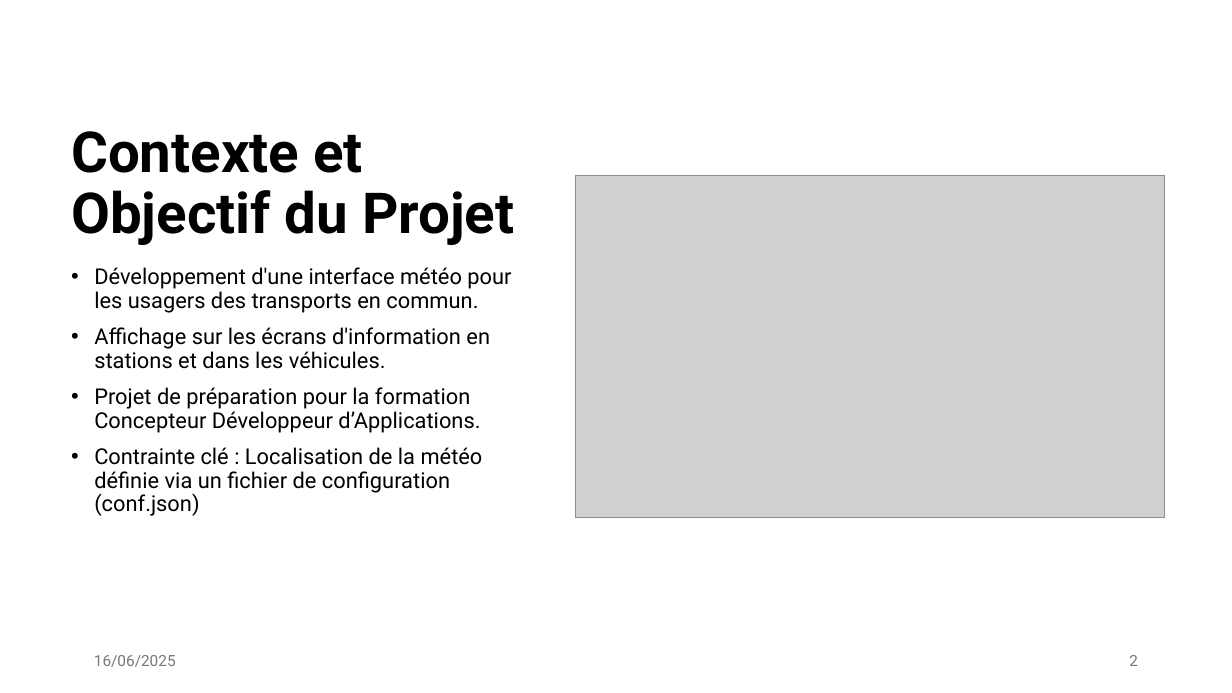
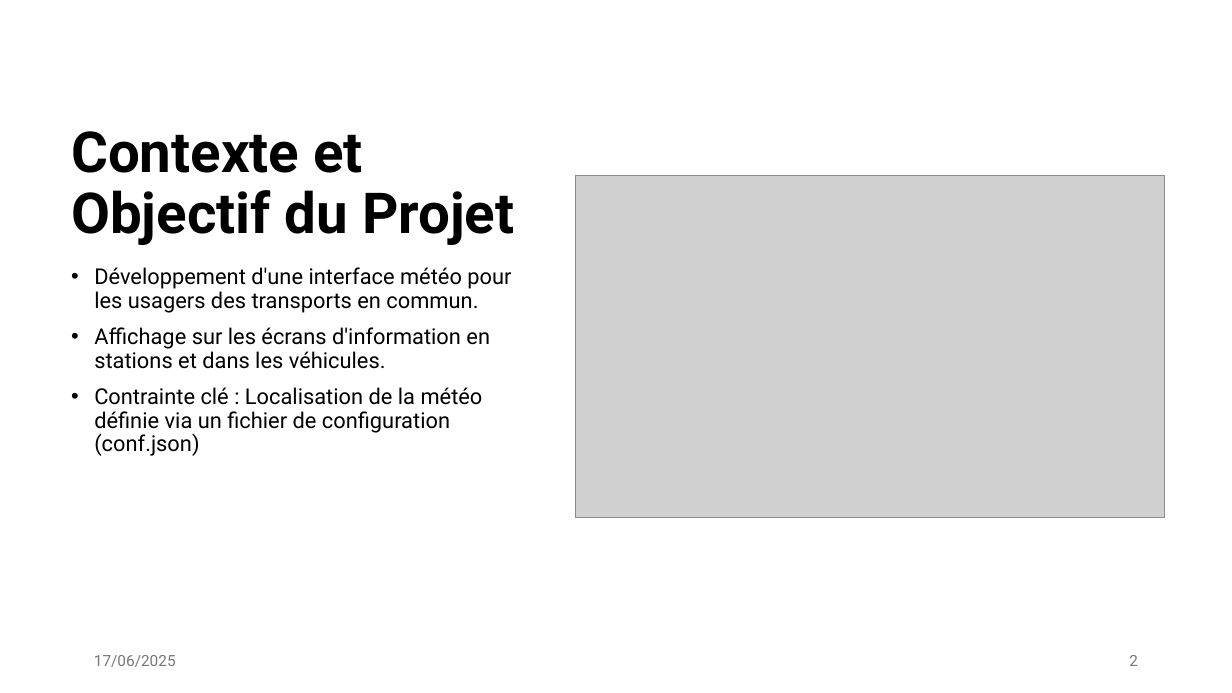
Before and after one commit to ualtas/meteoscope, a slide deck: slide 2 of meteoscop.pptx. Drawn at 1232x693 pixels with LibreOffice and Linux fonts; fonts in the diff are those of the drawing; grey boxes stand for pictures. Boxes give left, top, right and bottom in pixels: in the first picture for what was removed or moved away, otherwise in the second. Text is boxed around its words. In the diff, an @@ line names an element or a change of style, - is before the commit and + after.

```diff
--- a/meteoscop.pptx
+++ b/meteoscop.pptx
@@ text at (94,387,480,433): paragraph removed @@
-• Projet de préparation pour la formation Concepteur Développeur d’Applications.
@@ text at (94,655,176,667): text changed @@
-16/06/2025
+17/06/2025
```
Also in this commit, not shown: 6 other slides changed.
